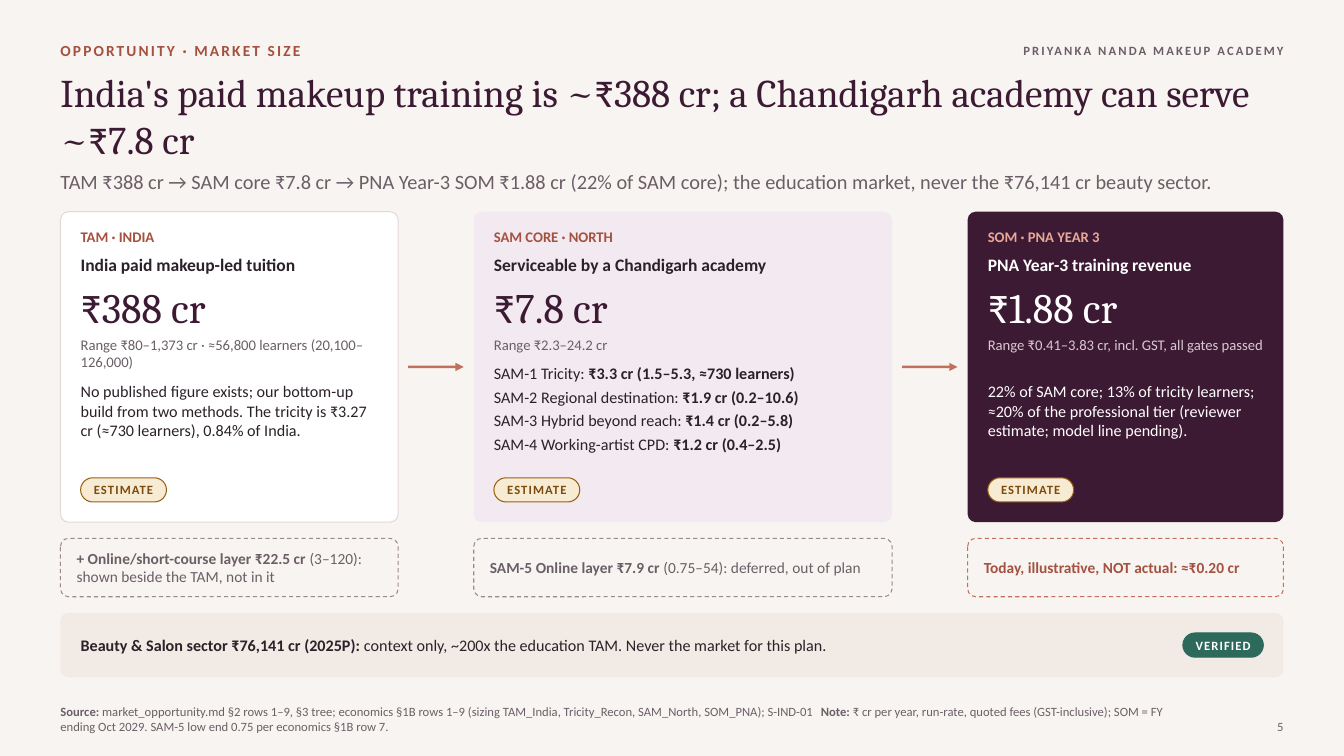
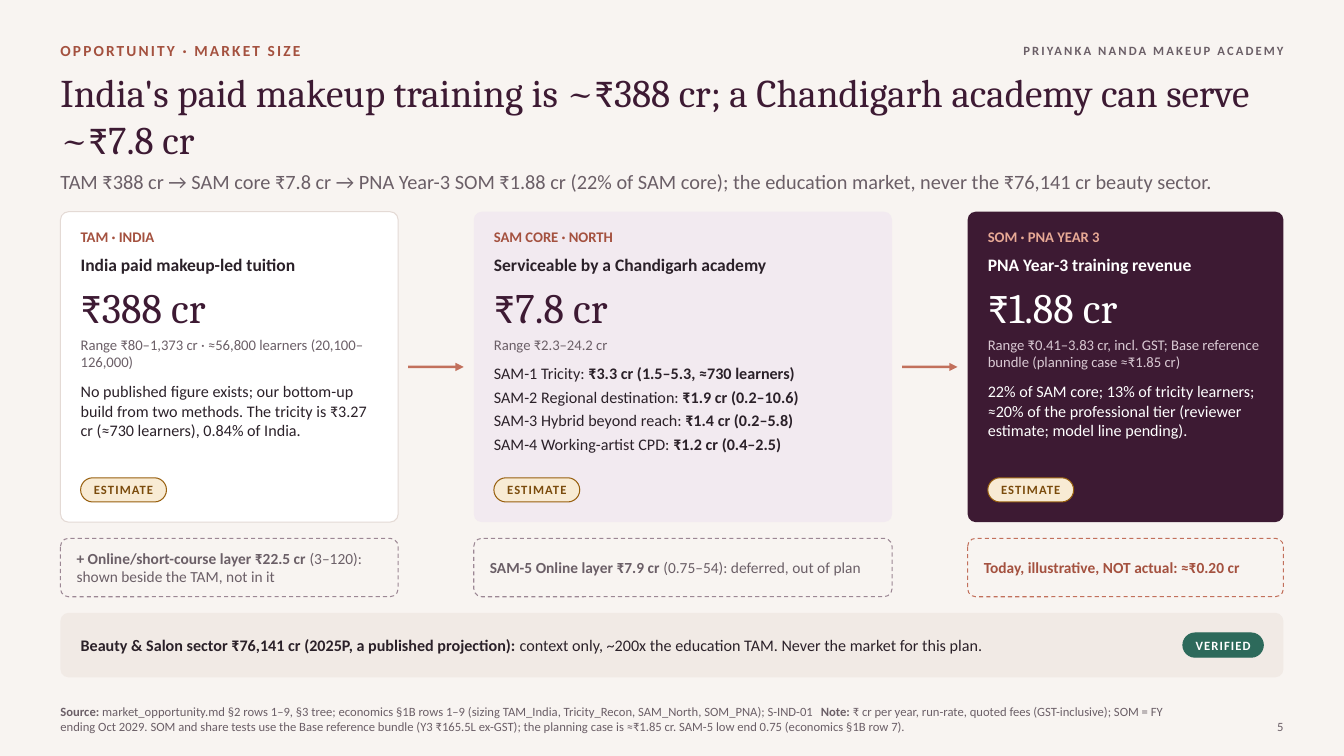
Before and after one commit to ravishchaaubey/apna-demo, a slide deck: slide 5 of priyanka_nanda_academy/final/Priyanka_Nanda_Academy_Growth_Strategy.pptx. Drawn at 1344x756 pixels with LibreOffice and Linux fonts; fonts in the diff are those of the drawing. Boxes give left, top, right and bottom in pixels: in the first picture for what was removed or moved away, otherwise in the second. Text is boxed around its words. In the diff, an @@ line names an element or a change of style, - is before the commit and + after.

```diff
--- a/priyanka_nanda_academy/final/Priyanka_Nanda_Academy_Growth_Strategy.pptx
+++ b/priyanka_nanda_academy/final/Priyanka_Nanda_Academy_Growth_Strategy.pptx
@@ text at box(988, 340, 1259, 370): text changed @@
-Range ₹0.41–3.83 cr, incl. GST, all gates passed
+Range ₹0.41–3.83 cr, incl. GST; Base reference bundle (planning case ≈₹1.85 cr)
@@ text at box(81, 639, 982, 654): text changed @@
-Beauty & Salon sector ₹76,141 cr (2025P): context only, ~200x the education TAM. Never the market for this plan.
+Beauty & Salon sector ₹76,141 cr (2025P, a published projection): context only, ~200x the education TAM. Never the market for this plan.
@@ text at box(60, 707, 1163, 733): text changed @@
-Source: market_opportunity.md §2 rows 1–9, §3 tree; economics §1B rows 1–9 (sizing TAM_India, Tricity_Recon, SAM_North, SOM_PNA); S-IND-01 Note: ₹ cr per year, run-rate, quoted fees (GST-inclusive); SOM = FY ending Oct 2029. SAM-5 low end 0.75 per economics §1B row 7.
+Source: market_opportunity.md §2 rows 1–9, §3 tree; economics §1B rows 1–9 (sizing TAM_India, Tricity_Recon, SAM_North, SOM_PNA); S-IND-01 Note: ₹ cr per year, run-rate, quoted fees (GST-inclusive); SOM = FY ending Oct 2029. SOM and share tests use the Base reference bundle (Y3 ₹165.5L ex-GST); the planning case is ≈₹1.85 cr. SAM-5 low end 0.75 (economics §1B row 7).
```
Also in this commit, not shown: 28 other slides changed, 7 other files.
